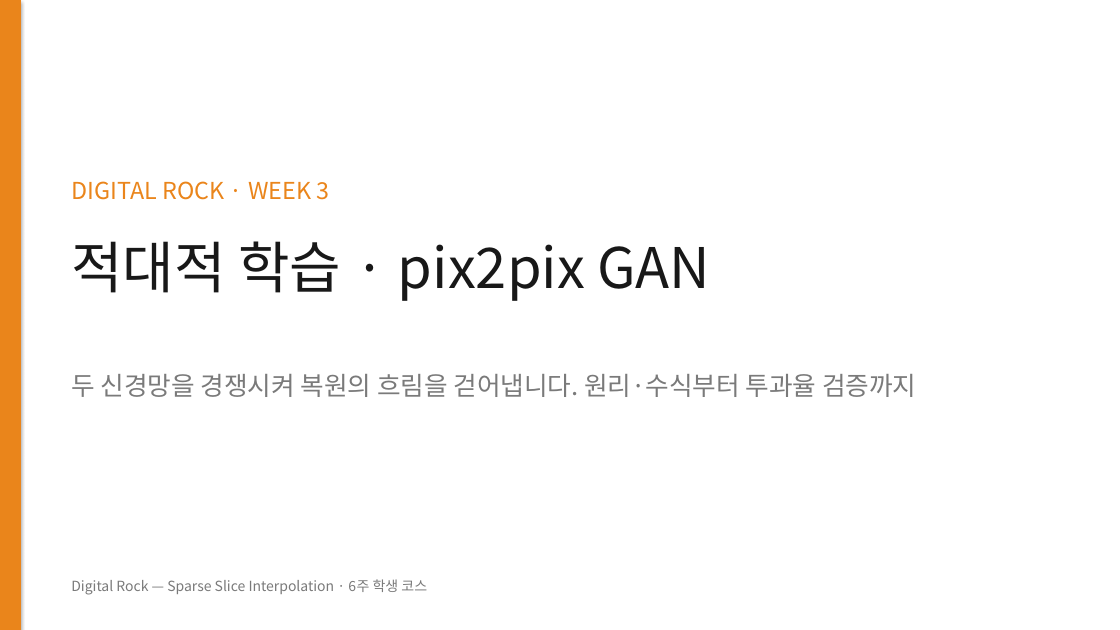
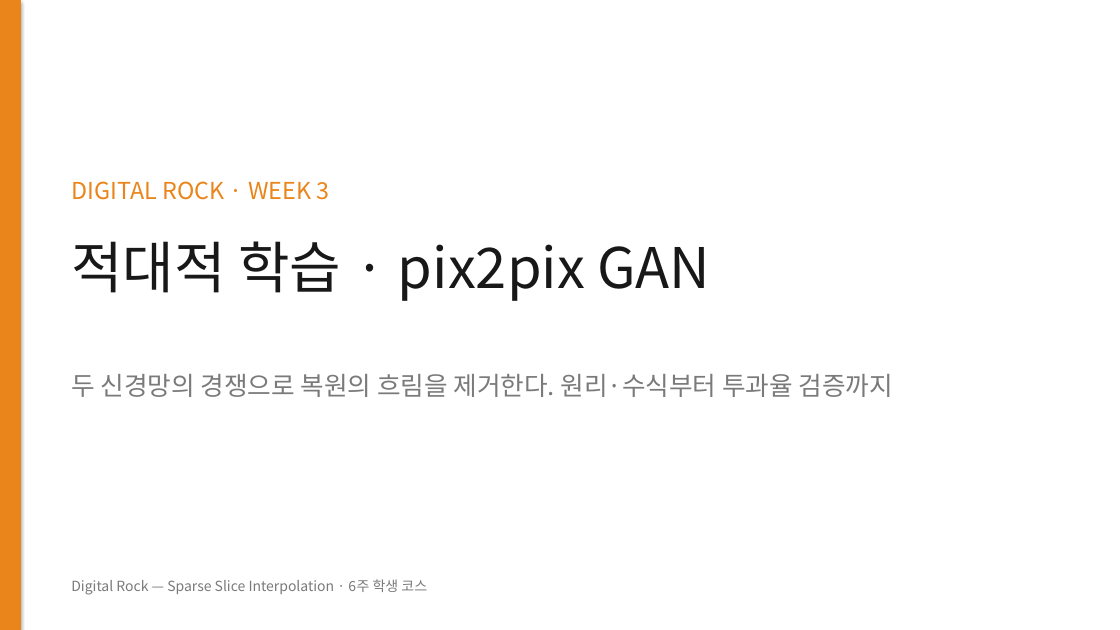
Before and after one commit to 01willy/Digital_rock_DL_Education, a slide deck: slide 1 of web/downloads/shared/w3/W3.pptx. Drawn at 1120x630 pixels with LibreOffice and Linux fonts; fonts in the diff are those of the drawing. Boxes give left, top, right and bottom in pixels: in the first picture for what was removed or moved away, otherwise in the second. Text is boxed around its words. In the diff, an @@ line names an element or a change of style, - is before the commit and + after.

```diff
--- a/web/downloads/shared/w3/W3.pptx
+++ b/web/downloads/shared/w3/W3.pptx
@@ text at <box>71,374,893,397</box>: text changed @@
-두 신경망을 경쟁시켜 복원의 흐림을 걷어냅니다. 원리·수식부터 투과율 검증까지
+두 신경망의 경쟁으로 복원의 흐림을 제거한다. 원리·수식부터 투과율 검증까지
```
Also in this commit, not shown: 15 other slides changed, 13 other files.
